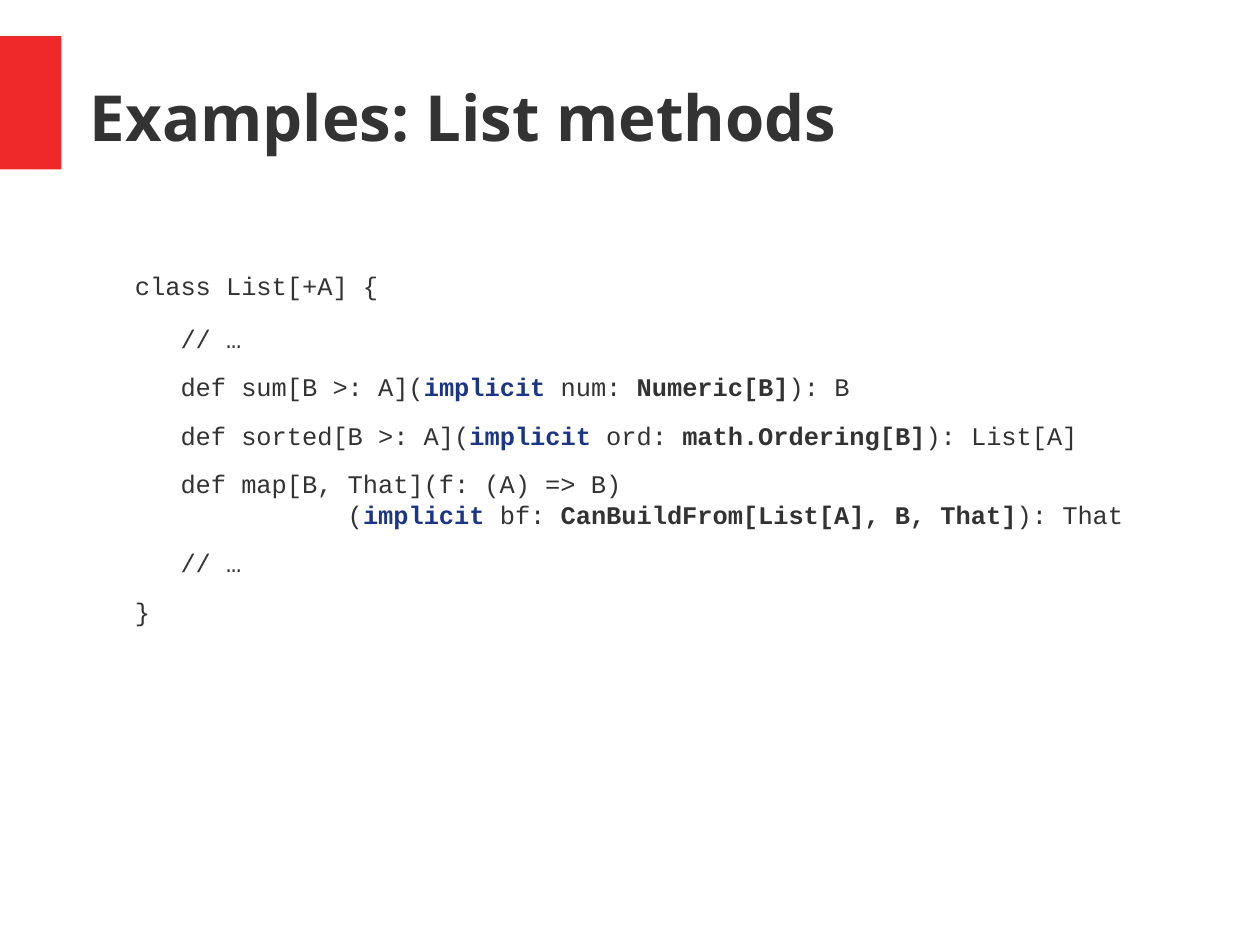
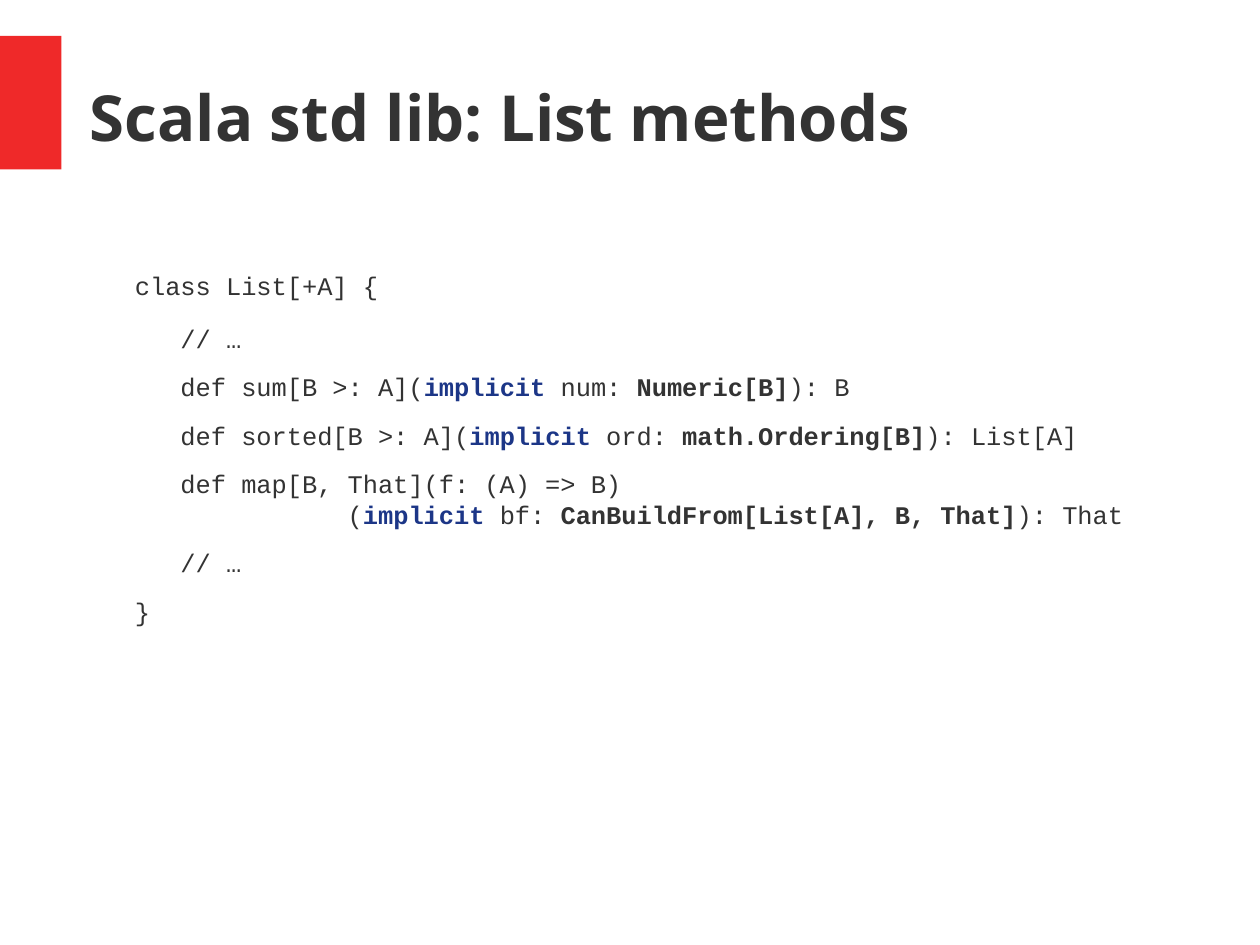
Before and after one commit to hermannhueck/typeclasses, a slide deck: slide 16 of Slides/TypeClasses.pptx (slide 14 before the commit). Drawn at 1260x945 pixels with LibreOffice and Linux fonts; fonts in the diff are those of the drawing. Boxes give left, top, right and bottom in pixels: in the first picture for what was removed or moved away, otherwise in the second. Text is boxed around its words. In the diff, an @@ line names an element or a change of style, - is before the commit and + after.

```diff
--- a/Slides/TypeClasses.pptx
+++ b/Slides/TypeClasses.pptx
@@ text at (90,92,910,142): text changed @@
-Examples: List methods
+Scala std lib: List methods
```
Also in this commit, not shown: 6 other slides changed, 12 slides added, 1 other file.
